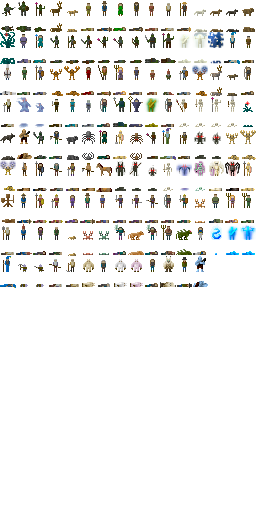
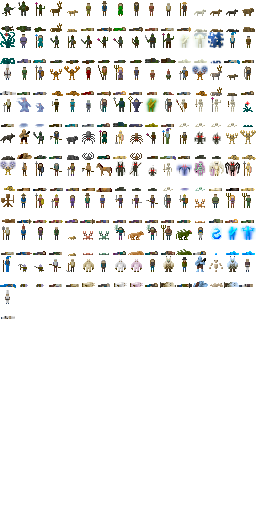
Layers edited between the first and the second 256x512 image:
painted on "Background" over (x1=1, y1=256, x2=253, y2=319)
